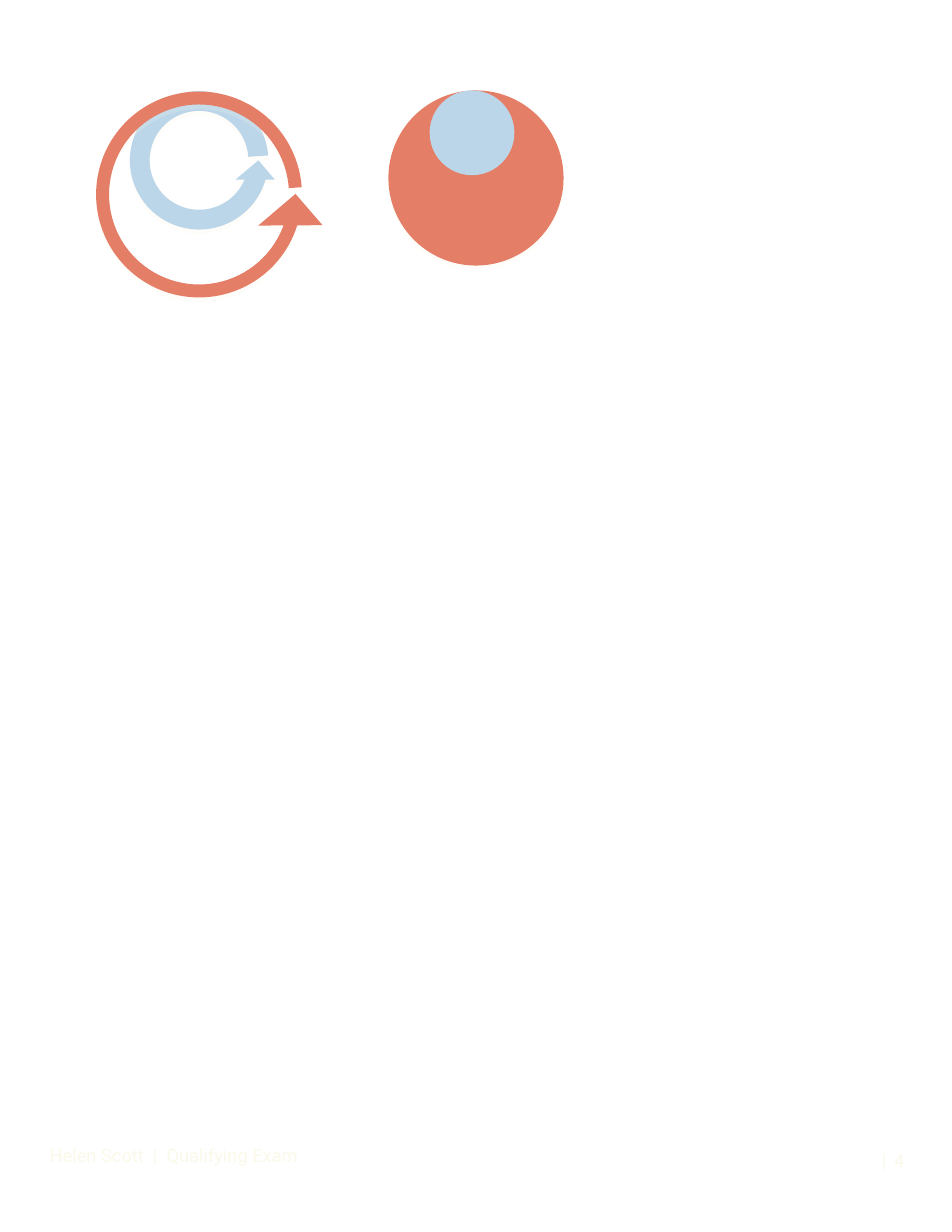
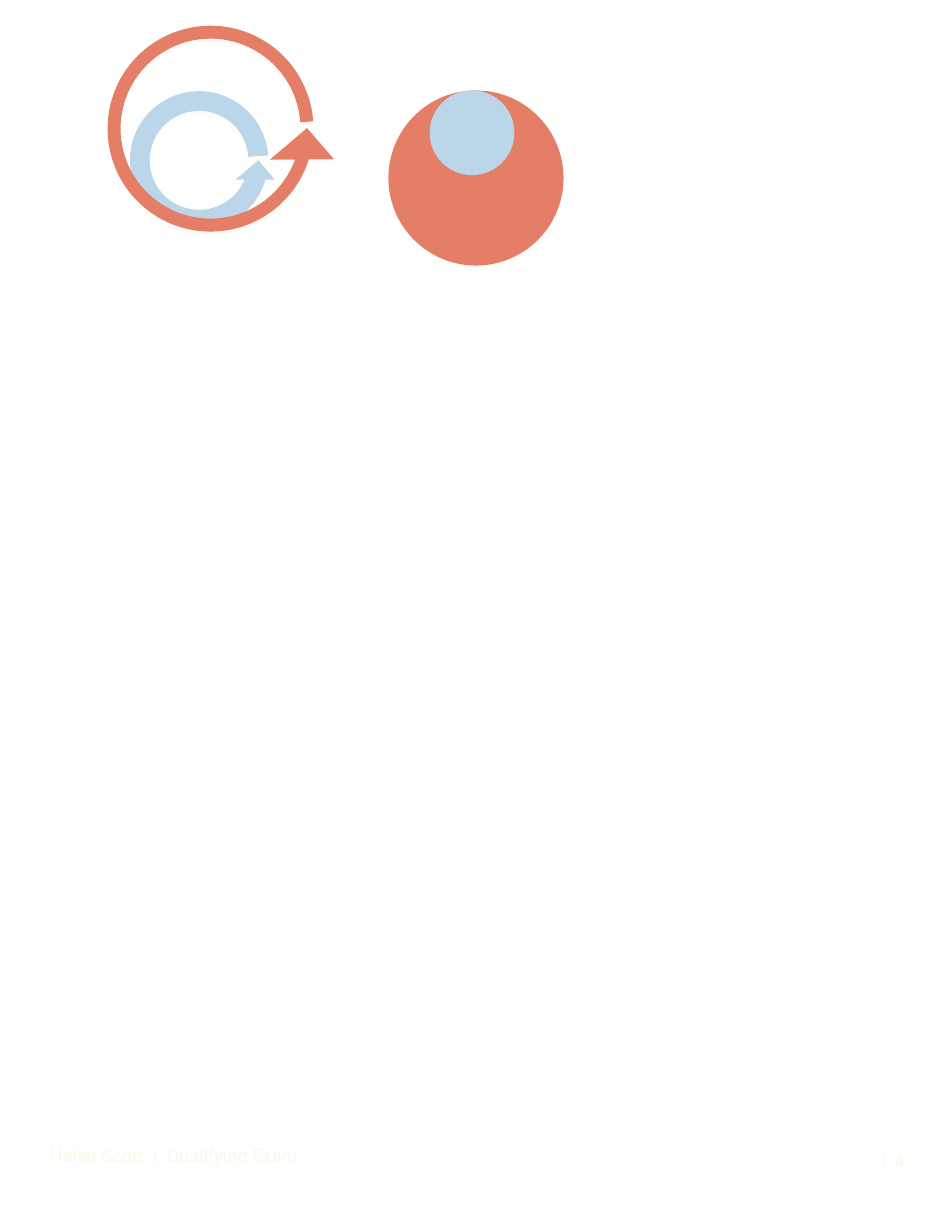
Before and after one commit to C-CoMP-STC/GEM-mit1002, a slide deck: slide 4 of docs/figures/pptx/continuous-curation-loop.pptx. Drawn at 952x1232 pixels with LibreOffice and Linux fonts; fonts in the diff are those of the drawing. Boxes give left, top, right and bottom in pixels: in the first picture for what was removed or moved away, otherwise in the second. Text is boxed around its words. In the diff, an @@ line names an element or a change of style, - is before the commit and + after.

Commit message:
feat: move things in powerpoint, no effect on actual fig

```diff
--- a/docs/figures/pptx/continuous-curation-loop.pptx
+++ b/docs/figures/pptx/continuous-curation-loop.pptx
@@ circular arrow: place and size @@
-circular arrow at [71,66,328,324]
+circular arrow at [82,0,339,258]
```
Also in this commit, not shown: 1 other slide changed.
